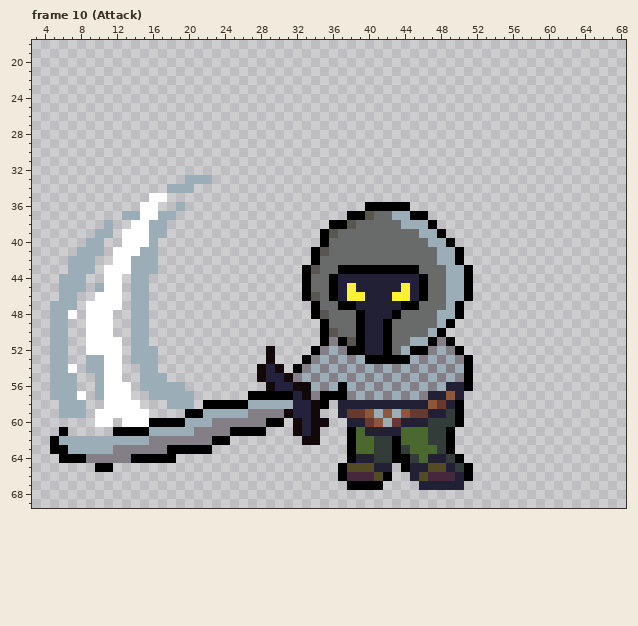
One commit to this pixel-art file: _Assets/Characters/ground_grunt.aseprite. Above: the version before the commit.
84x94 pixels, 11 frames. Shown: frame 10 (Attack): x 3..68, y 18..69. The commit also changed other frames, which this record leaves out.
The same view after the edit:
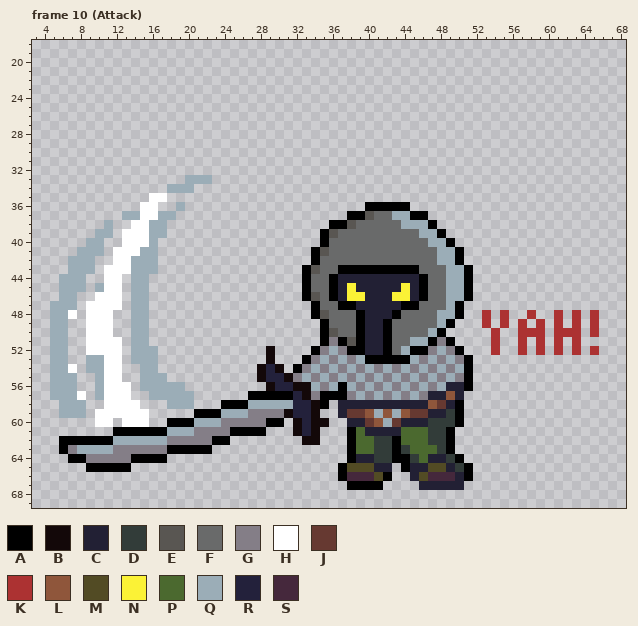
Palette (. is transparent): A #000000  B #130809  C #222034  D #323c39  E #595652  F #696a6a  G #847e87  H #ffffff  J #663931  K #ac3232  L #8f563b  M #524b24  N #fbf236  P #4b692f  Q #9badb7  R #23213b  S #45283c
Author's note on the commit: basic grunt touchup !!
Edits made:
layer "shout" added
Changed rows in their new state; - is an unchanged pixel.
Frame 10 (Attack), layers "sword", "shout":
first column x 53:
48 K-K--K--K-K-K
49 K-K-K-K-K-K-K
50 -K--KKK-KKK-K
51 -K--K-K-K-K--
52 -K--K-K-K-K-K
first column x 5:
58 -----------------..
59 ---------------.-AA
60 -----------..--A--Q
61 -.---------AA------
62 .AAAAAA----QQ------
63 .-G----------------
64 -.-----------.-----
65 ----A--AA----------
Where, in picture pixels (left, top, right, bottom), the same in both pictures:
added: (482, 310, 599, 355)
changed: (50, 400, 221, 472)
